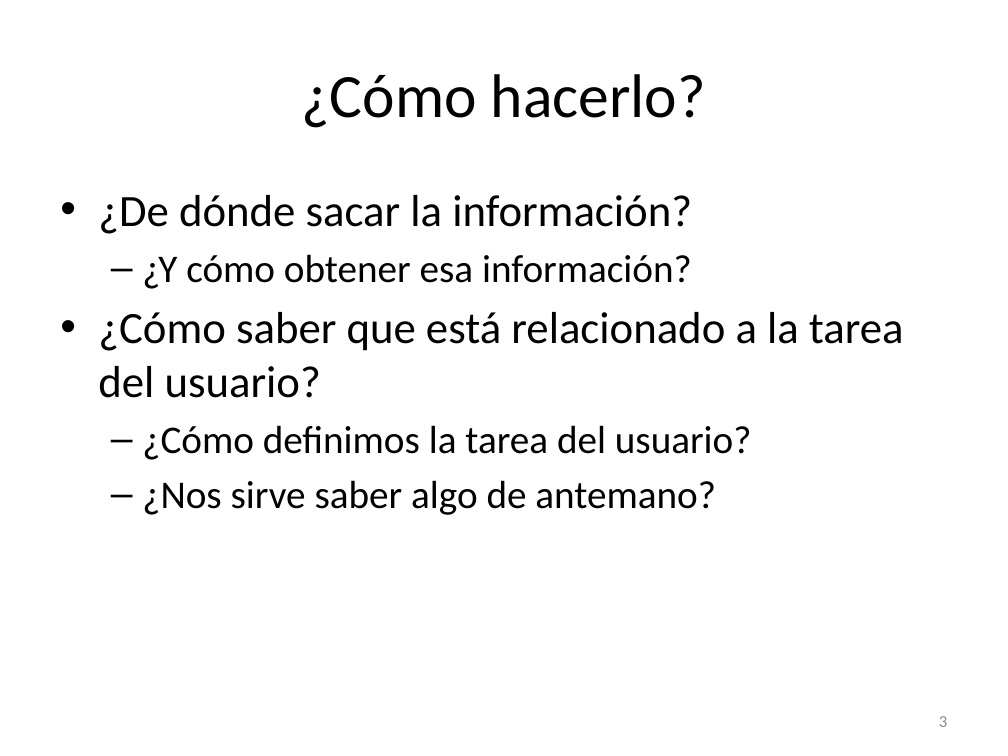
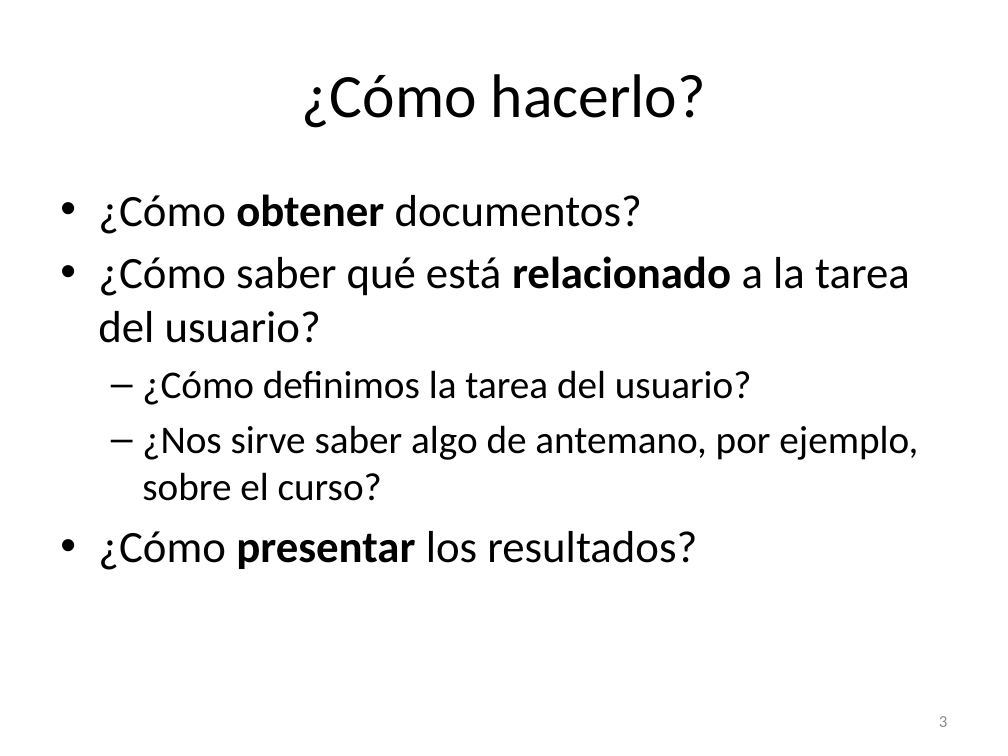
Before and after one commit to lfborjas/Lebrixen, a slide deck: slide 3 of Expo.pptx. Drawn at 1008x756 pixels with LibreOffice and Linux fonts; fonts in the diff are those of the drawing. Boxes give left, top, right and bottom in pixels: in the first picture for what was removed or moved away, otherwise in the second. Text is boxed around its words. In the diff, an @@ line names an element or a change of style, - is before the commit and + after.

```diff
--- a/Expo.pptx
+++ b/Expo.pptx
@@ text at bbox=[98, 194, 910, 343]: text changed @@
-• ¿De dónde sacar la información?
-  – ¿Y cómo obtener esa información?
-• ¿Cómo saber que está relacionado a la tarea del usuario?
+• ¿Cómo obtener documentos?
+• ¿Cómo saber qué está relacionado a la tarea del usuario?
@@ text at bbox=[98, 425, 918, 570]: text changed @@
-  – ¿Nos sirve saber algo de antemano?
+  – ¿Nos sirve saber algo de antemano, por ejemplo, sobre el curso?
+• ¿Cómo presentar los resultados?
```
Also in this commit, not shown: 6 other slides changed, 4 slides added, 1 slide removed, 1 other file.
